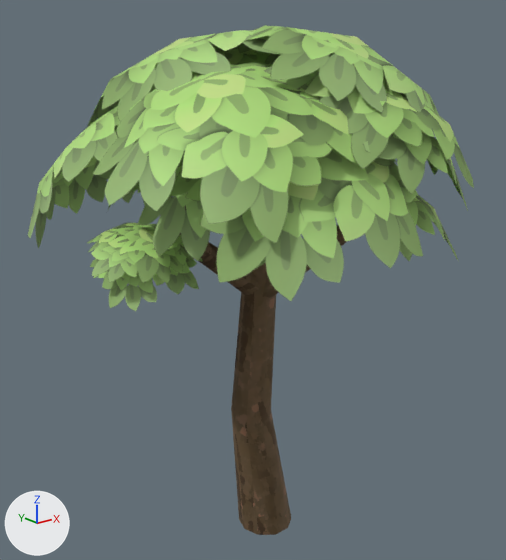
The glTF model Resources/Tree/Tree_1.glb as it was, and as the next commit left it.
The view is the same before and after, from a 50 mm camera at (-4.6, -5.39, 5.24) aimed at (-0.22, 0.08, 3.05). Arrows for +X, +Y and +Z are at lower left; the lights stay in place. Where no turn or scale is listed for an object, it has been applied to the vertices. Vertices at the same position are counted once.

Names of what the first picture shows: 'Tree_1'.
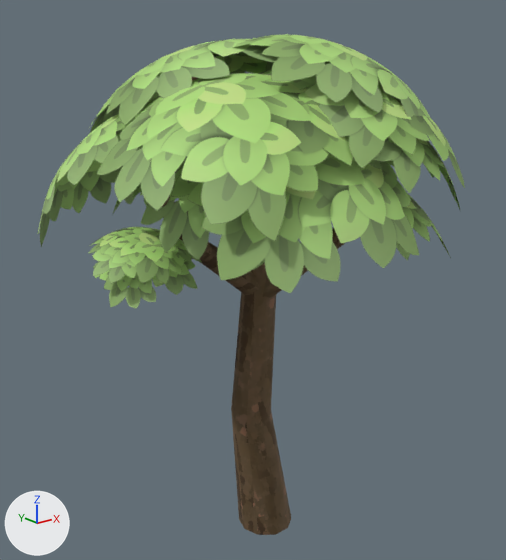
The change, as JSON lines over the scene's bpy script:
```json
{"block": "me_cylinder_037", "where": "# used by ob_tree_1; location = (0.0, 0.0, 0.0)"}
{"op": "remove", "block": "me_cylinder_037", "code": "me_cylinder_037.from_pydata(...)  # 515 vertices, 804 faces; spans x -2.33..1.81, y -2.06..2.07, z 0.01..5.56"}
{"op": "add", "block": "me_cylinder_037", "code": "me_cylinder_037.from_pydata(...)  # 260 vertices, 444 faces; spans x -1.9..0.54, y -1.08..0.43, z 0.01..5.18"}
{"block": "me_cylinder_037", "change": "me_cylinder_037 part 1: 15 loose pieces with 255 vertices, spanning x -2.33..1.81, y -2.06..2.07, z 3.18..5.56, are deleted"}
{"op": "remove", "block": "me_cylinder_037", "code": "me_cylinder_037.materials.append(mat_tree_leaves_009)  # picture img_tree_leaves"}
{"op": "add", "block": "me_cylinder_037_1", "code": ["me_cylinder_037_1 = bpy.data.meshes.new('Cylinder.037')", "me_cylinder_037_1.from_pydata(...)  # 3135 vertices, 5760 faces; spans x -2.24..1.64, y -1.95..1.94, z 3.2..5.47", "me_cylinder_037_1.materials.append(mat_tree_leaves_009)  # picture img_tree_leaves"]}
{"op": "add", "block": "ob_tree_1_leaves", "code": ["ob_tree_1_leaves = bpy.data.objects.new('Tree_1_Leaves', me_cylinder_037_1)", "ob_tree_1_leaves.location = (0.0, 0.0, 0.0)"]}
```

What differs and where, as boxes (x1, y1, x2, y2) in the pictures (506 x 560 px):
```json
{"object": "Tree_1", "change": "reshaped", "before": [28, 25, 474, 535], "after": [162, 77, 345, 535]}
{"object": "Tree_1_Leaves", "change": "added", "after": [38, 34, 465, 309], "on screen": "green"}
{"part": 1, "of": "me_cylinder_037", "change": "deleted", "before": [28, 25, 474, 311], "on screen": "green"}
```
